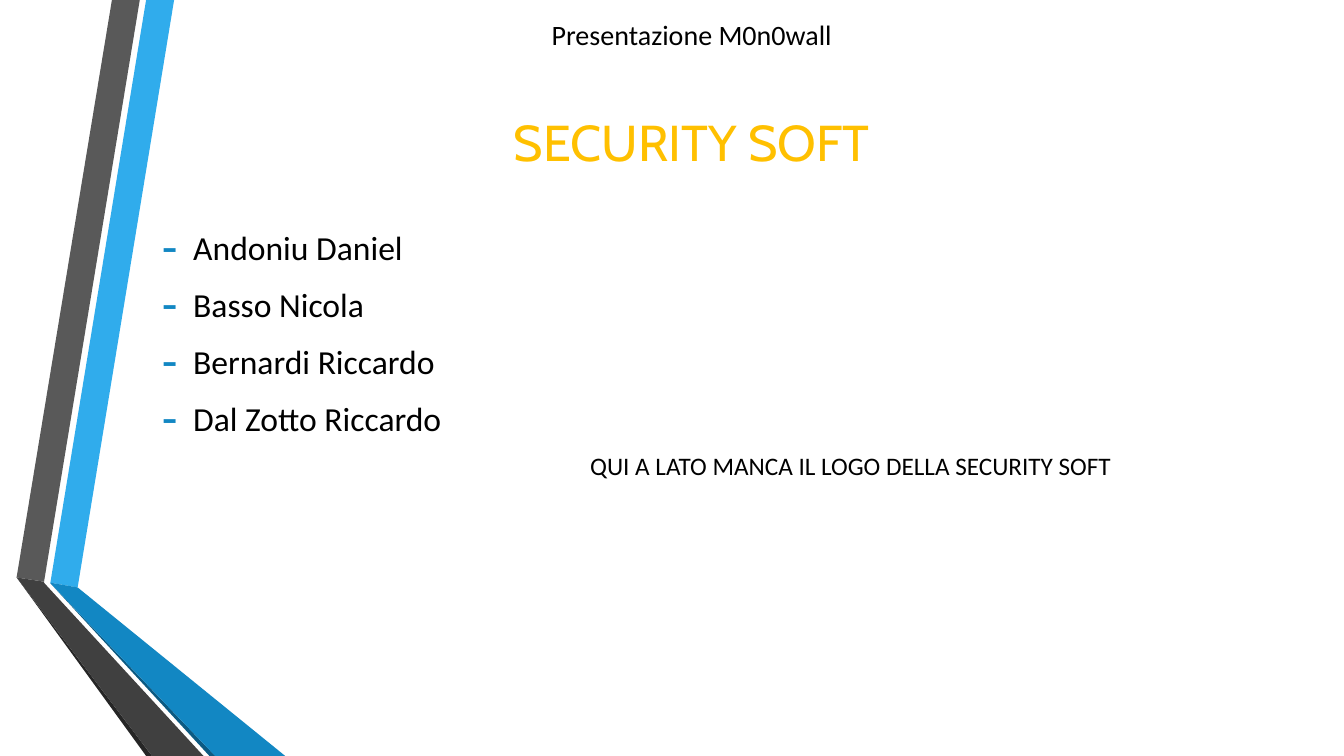
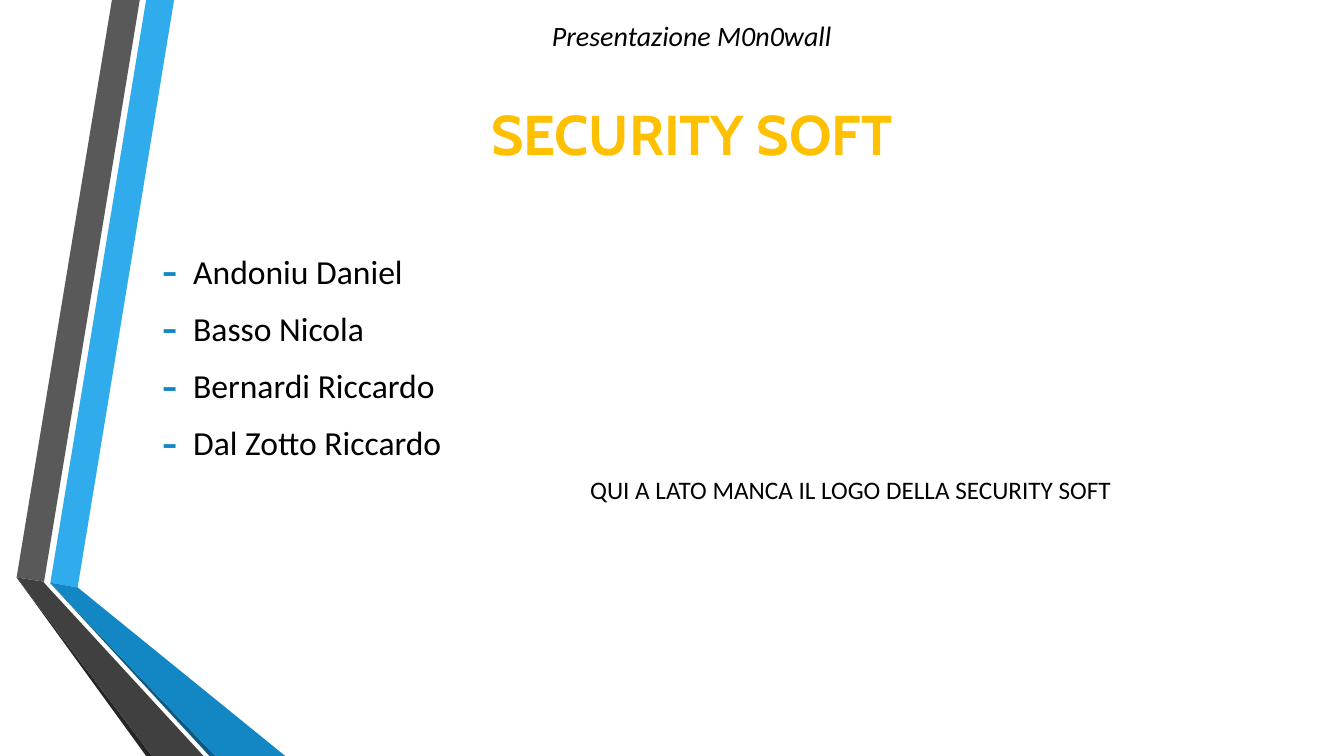
Before and after one commit to Lince99/GPOI, a slide deck: slide 1 of m0n0wall/Presentazione_M0n0wall.odp. Drawn at 1344x756 pixels with LibreOffice and Linux fonts; fonts in the diff are those of the drawing; background and template pictures are left out. Boxes give left, top, right and bottom in pixels: in the first picture for what was removed or moved away, otherwise in the second. Text is boxed around its words. In the diff, an @@ line names an element or a change of style, - is before the commit and + after.

```diff
--- a/m0n0wall/Presentazione_M0n0wall.odp
+++ b/m0n0wall/Presentazione_M0n0wall.odp
@@ title "Presentazione M0n0wall SECURITY SOFT" at [491, 26, 892, 156]: size 36 to 40 pt, bold on in "SECURITY SOFT"; italic on in "Presentazione M0n0wall"; line spacing 1 to 0.9 @@
@@ text "Andoniu Daniel": place and size @@
-text "Andoniu Daniel" at [193, 236, 1111, 479]
+text "Andoniu Daniel" at [193, 260, 1111, 503]
```
Also in this commit, not shown: 8 other slides changed, 1 slide added, 1 slide removed, 5 other files.
